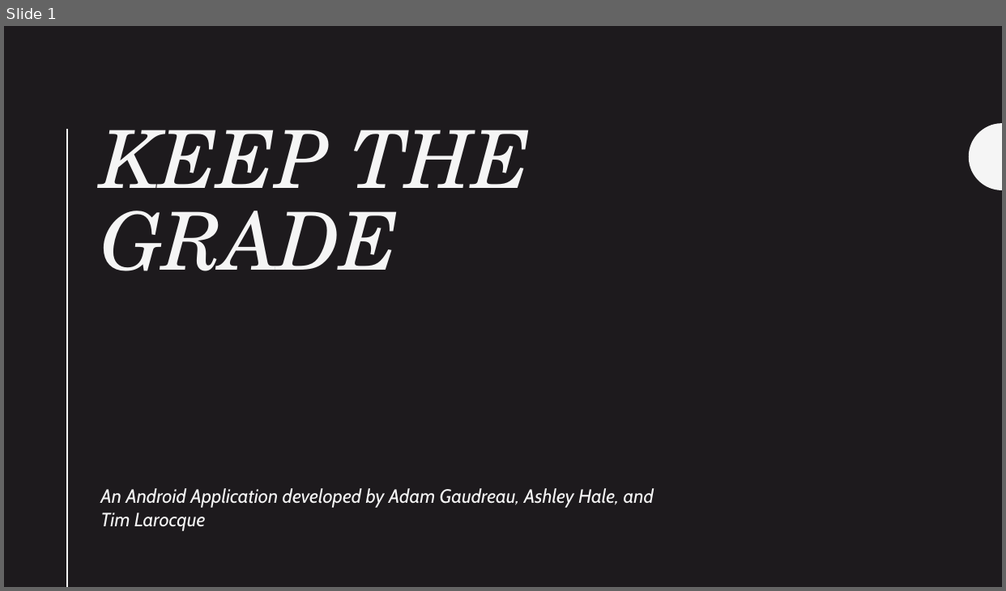
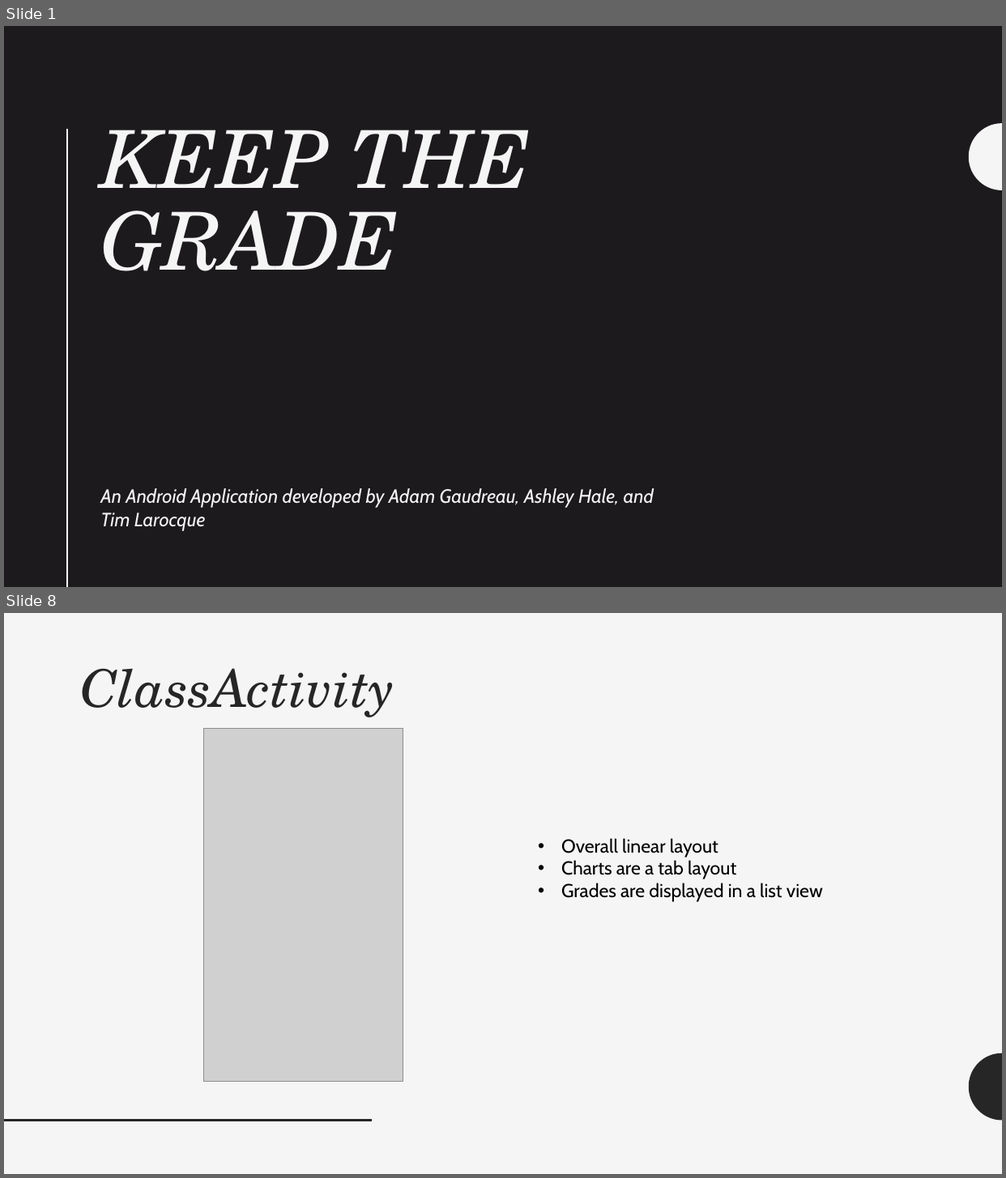
Before and after one commit to uml-app1-2016/Keep-the-Grade, a slide deck: Presentation.pptx. Shown one above the other, each under a label of ours: slide 1 before the commit, slides 1 and 8 after it; the slides between them are not shown. The pictures are 1006x591 and 1006x1178 pixels, drawn with LibreOffice and Linux fonts; fonts in the diff are those of the drawing; grey boxes stand for pictures. Boxes give left, top, right and bottom in pixels: in the first picture for what was removed or moved away, otherwise in the second. Text is boxed around its words. In the diff, an @@ line names an element or a change of style, - is before the commit and + after.

```diff
--- a/Presentation.pptx
+++ b/Presentation.pptx
@@ slide 8 added at box(4, 613, 1002, 1174), background #F5F5F5 @@
@@ title added at box(81, 668, 395, 717), 50 pt, text #262626, italic @@
+ClassActivity
@@ picture added at box(204, 728, 403, 1082) @@
@@ text added at box(561, 838, 823, 902), 18 pt, text #000000 @@
+• Overall linear layout
+• Charts are a tab layout
+• Grades are displayed in a list view
@@ freeform shape added at box(969, 1053, 1002, 1121), fill #262626 @@
@@ line added from (4, 1121) to (373, 1121), #262626 2 pt @@
```
Also in this commit, not shown: 11 other slides added.
